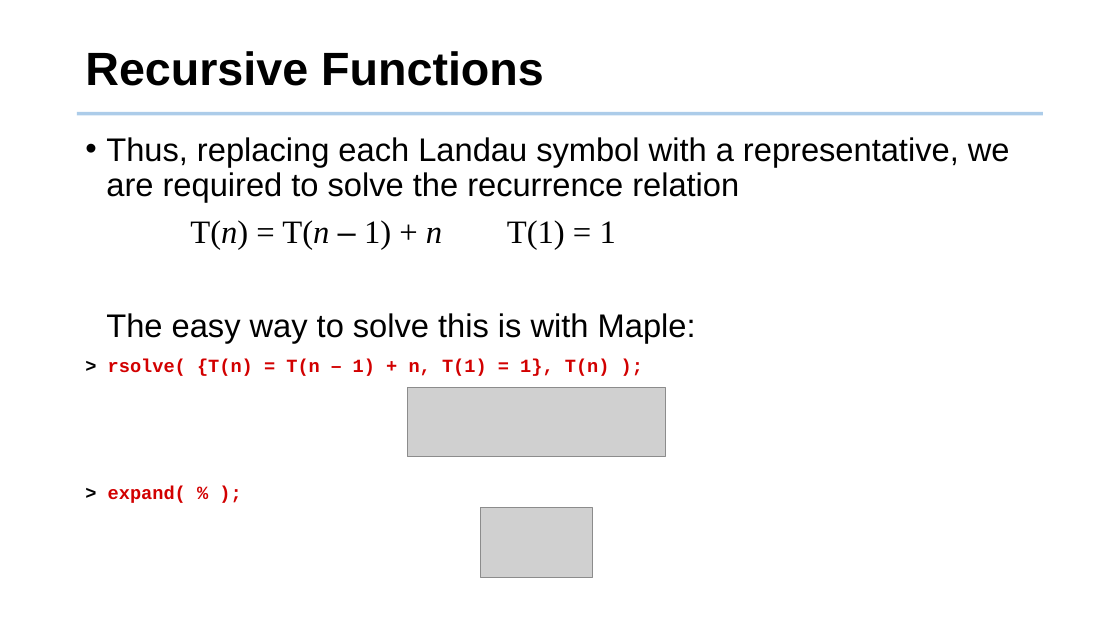
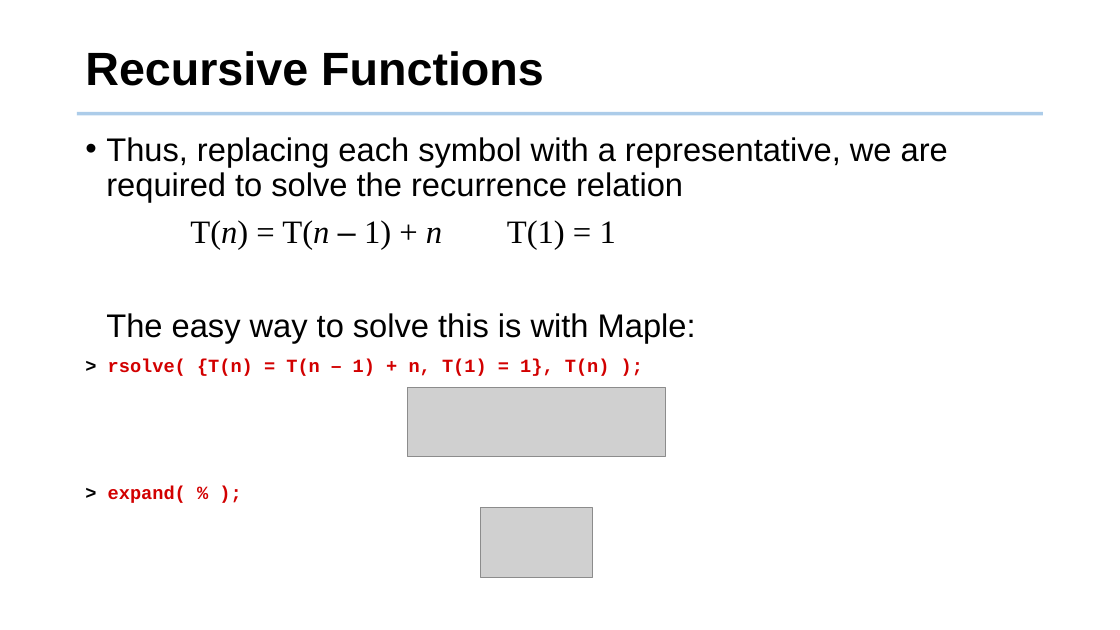
Before and after one commit to tsung-wei-huang/cs2420, a slide deck: slide 65 of slides/algorithm_analysis.pptx. Drawn at 1120x630 pixels with LibreOffice and Linux fonts; fonts in the diff are those of the drawing; grey boxes stand for pictures; background and template pictures are left out. Boxes give left, top, right and bottom in pixels: in the first picture for what was removed or moved away, otherwise in the second. Text is boxed around its words. In the diff, an @@ line names an element or a change of style, - is before the commit and + after.

```diff
--- a/slides/algorithm_analysis.pptx
+++ b/slides/algorithm_analysis.pptx
@@ text at box(106, 137, 948, 202): text changed @@
-• Thus, replacing each Landau symbol with a representative, we are required to solve the recurrence relation
+• Thus, replacing each symbol with a representative, we are required to solve the recurrence relation
```
Also in this commit, not shown: 2 other slides changed, 2 other files.
